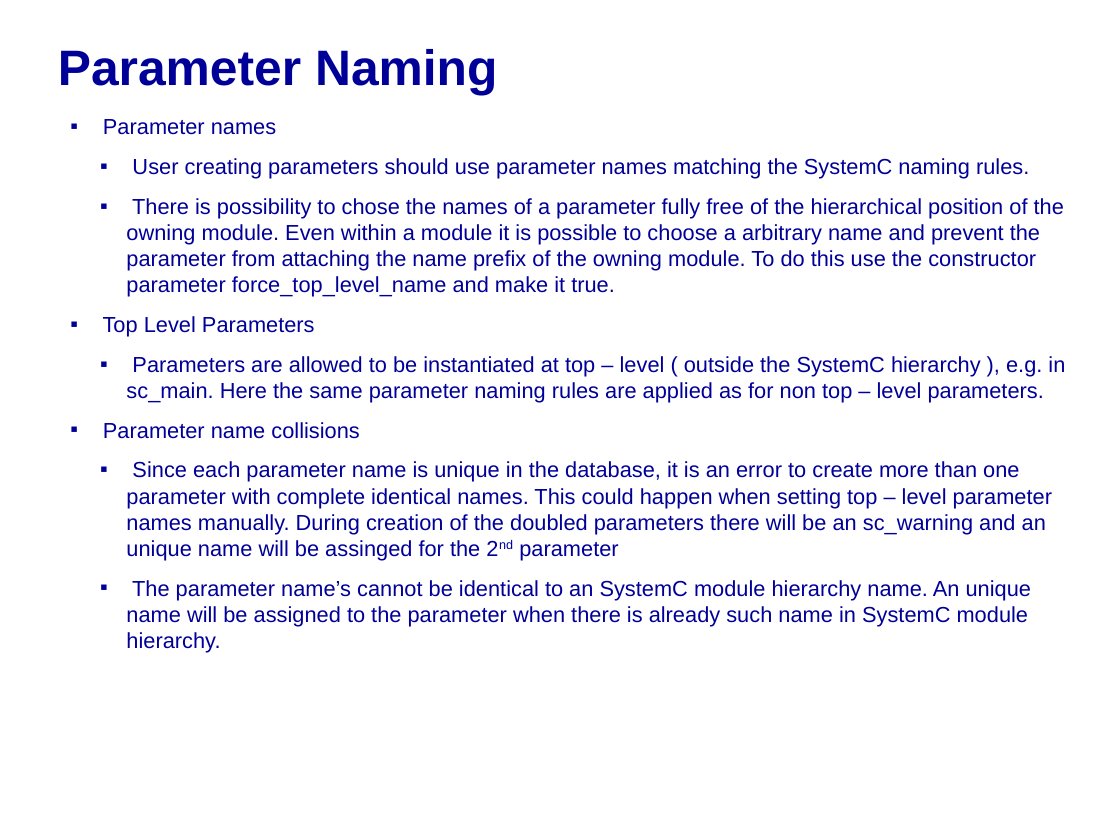
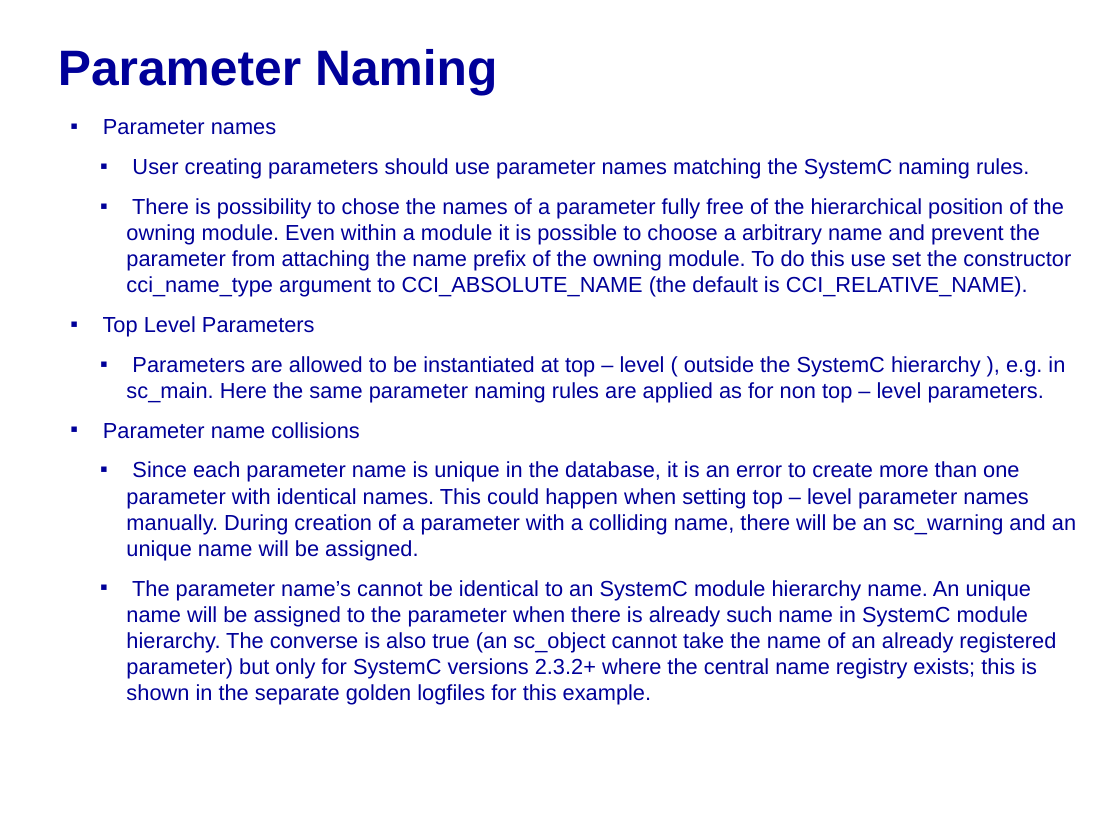
Before and after one commit to accellera-official/cci, a slide deck: slide 2 of examples/ex06_Parameter_Naming/docs/ex06_Parameter_Naming.ppt. Drawn at 1120x840 pixels with LibreOffice and Linux fonts; fonts in the diff are those of the drawing; background and template pictures are left out. Boxes give left, top, right and bottom in pixels: in the first picture for what was removed or moved away, otherwise in the second. Text is boxed around its words. In the diff, an @@ line names an element or a change of style, - is before the commit and + after.

Commit message:
Cleanup examples 5-10 for public review.

```diff
--- a/examples/ex06_Parameter_Naming/docs/ex06_Parameter_Naming.ppt
+++ b/examples/ex06_Parameter_Naming/docs/ex06_Parameter_Naming.ppt
@@ text at box(126, 198, 1071, 297): text changed @@
-  ▪ There is possibility to chose the names of a parameter fully free of the hierarchical position of the owning module. Even within a module it is possible to choose a arbitrary name and prevent the parameter from attaching the name prefix of the owning module. To do this use the constructor parameter force_top_level_name and make it true.
+  ▪ There is possibility to chose the names of a parameter fully free of the hierarchical position of the owning module. Even within a module it is possible to choose a arbitrary name and prevent the parameter from attaching the name prefix of the owning module. To do this use set the constructor cci_name_type argument to CCI_ABSOLUTE_NAME (the default is CCI_RELATIVE_NAME).
@@ text at box(126, 461, 1076, 705): text changed @@
-  ▪ Since each parameter name is unique in the database, it is an error to create more than one parameter with complete identical names. This could happen when setting top – level parameter names manually. During creation of the doubled parameters there will be an sc_warning and an unique name will be assinged for the 2nd parameter
-  ▪ The parameter name’s cannot be identical to an SystemC module hierarchy name. An unique name will be assigned to the parameter when there is already such name in SystemC module hierarchy.
+  ▪ Since each parameter name is unique in the database, it is an error to create more than one parameter with identical names. This could happen when setting top – level parameter names manually. During creation of a parameter with a colliding name, there will be an sc_warning and an unique name will be assigned.
+  ▪ The parameter name’s cannot be identical to an SystemC module hierarchy name. An unique name will be assigned to the parameter when there is already such name in SystemC module hierarchy. The converse is also true (an sc_object cannot take the name of an already registered parameter) but only for SystemC versions 2.3.2+ where the central name registry exists; this is shown in the separate golden logfiles for this example.
```
Also in this commit, not shown: 2 other slides changed, 11 other files.
